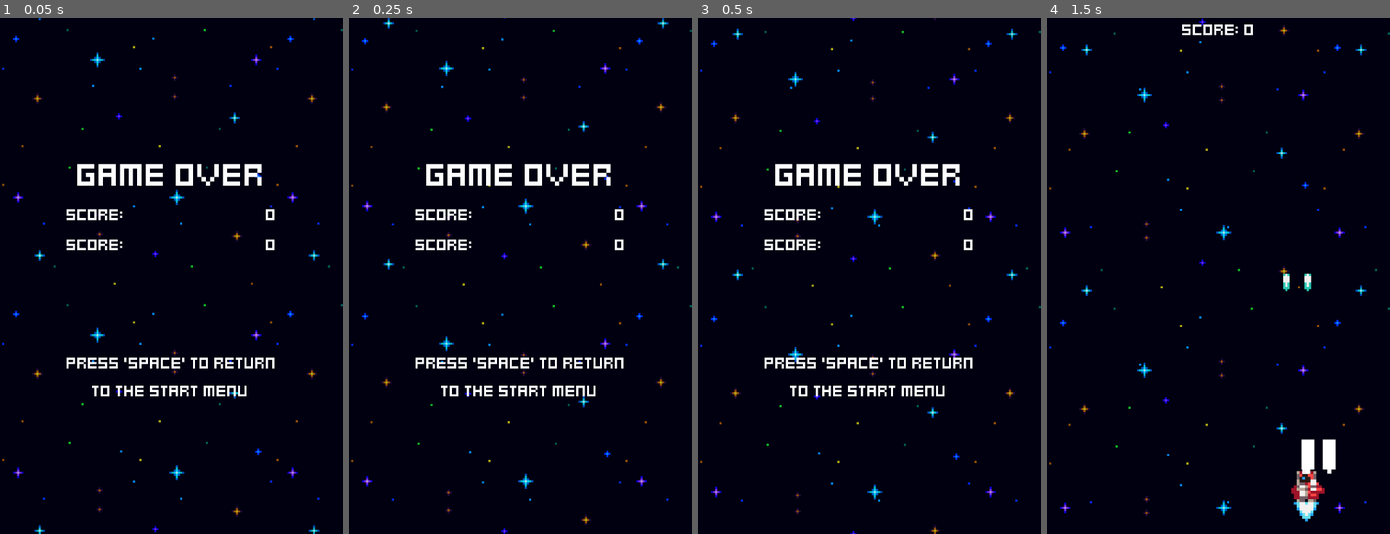
Above: before the commit, frames 1-4 (left to right).
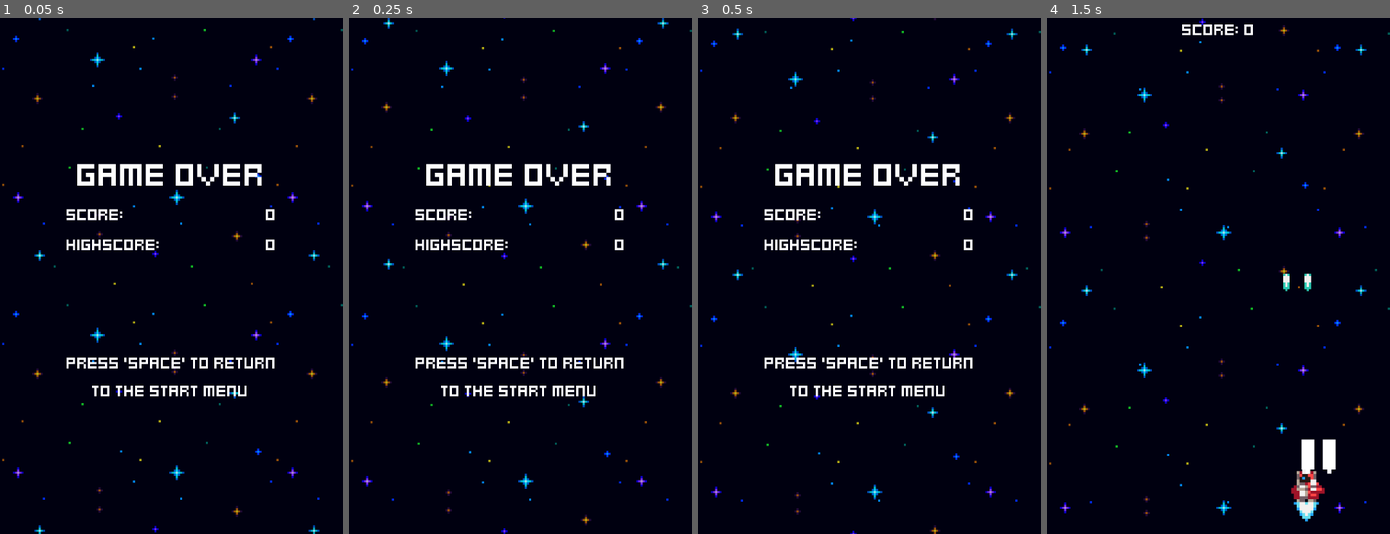
Above: after the commit, the same moments.

Repository: Nicolasult/HeartbeastShooter
Game: Godot game, scene res://menus/game_over.tscn
Same seed, same stepped clock (60 frames per second), same inputs: the game is played once before the commit and once after it. This scene is started directly instead of the project's main scene.
Inputs:
- Up to frame 1 (0.05 s): no input
- Up to frame 2 (0.25 s): no input
- Up to frame 3 (0.5 s): no input
- Up to frame 4 (1.5 s): tap Space at 0.5 s; hold Right (ui_right) 0.53-1.28 s; tap Enter (ui_accept) at 0.6, 0.77, 1.07, 1.35 s; hold Left (ui_left) from 1.28 s (still down)

The runs differ from the first frame. In frame 1, 0.3% of the frame differs, in the area x 19-47%, y 42-45%; in frame 2, 0.3%; in frame 3, 0.3%; in frame 4, nothing differs.

Commit message:
track score and highscore

Diff:
--- a/menus/game_over.gd
+++ b/menus/game_over.gd
@@ -1,5 +1,17 @@
 extends Control
+
+@export var game_stats: GameStats
+
+@onready var score_value: Label = %ScoreValue
+@onready var highscore_value: Label = %HighscoreValue
+
+func _ready() -> void:
+	if game_stats.score > game_stats.highscore:
+		game_stats.highscore = game_stats.score
+	score_value.text = str(game_stats.score)
+	highscore_value.text = str(game_stats.highscore)
 
 func _process(delta: float) -> void:
 	if Input.is_action_just_pressed("ui_accept"):
+		game_stats.score = 0
 		get_tree().change_scene_to_file("res://menus/menu.tscn")
--- a/menus/game_over.tscn
+++ b/menus/game_over.tscn
@@ -1,7 +1,8 @@
-[gd_scene load_steps=9 format=3 uid="uid://txvjoay0f5rw"]
+[gd_scene load_steps=10 format=3 uid="uid://txvjoay0f5rw"]
 
 [ext_resource type="Script" uid="uid://cq016k14tsfi8" path="res://menus/game_over.gd" id="1_hl86a"]
 [ext_resource type="PackedScene" uid="uid://cxx3e1qdg4n7w" path="res://effects/space_background.tscn" id="1_slp2k"]
+[ext_resource type="Resource" uid="uid://cl2q1dwqxna7q" path="res://game_stats.tres" id="2_a6cs8"]
 [ext_resource type="FontFile" uid="uid://citsrqfx7a4dv" path="res://fonts/title_label_settings.tres" id="2_hl86a"]
 [ext_resource type="FontFile" uid="uid://bv1e230skau5j" path="res://fonts/default_label_settings.tres" id="3_a6cs8"]
 
@@ -28,6 +29,7 @@
 grow_horizontal = 2
 grow_vertical = 2
 script = ExtResource("1_hl86a")
+game_stats = ExtResource("2_a6cs8")
 
 [node name="SpaceBackground" parent="." instance=ExtResource("1_slp2k")]
 
@@ -58,6 +60,7 @@
 label_settings = SubResource("LabelSettings_hl86a")
 
 [node name="ScoreValue" type="Label" parent="CenterContainer/VBoxContainer/ScoreHBoxContainer"]
+unique_name_in_owner = true
 layout_mode = 2
 text = "0"
 label_settings = SubResource("LabelSettings_a6cs8")
@@ -68,10 +71,11 @@
 [node name="HighscoreLabel" type="Label" parent="CenterContainer/VBoxContainer/HighscoreHBoxContainer2"]
 layout_mode = 2
 size_flags_horizontal = 3
-text = "score:"
+text = "highscore:"
 label_settings = SubResource("LabelSettings_hl86a")
 
 [node name="HighscoreValue" type="Label" parent="CenterContainer/VBoxContainer/HighscoreHBoxContainer2"]
+unique_name_in_owner = true
 layout_mode = 2
 text = "0"
 label_settings = SubResource("LabelSettings_a6cs8")
